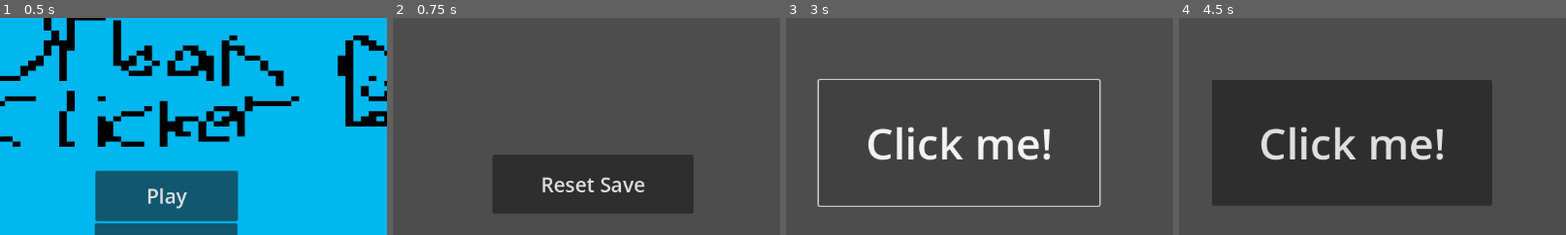
Above: before the commit, frames 1-4 (left to right).
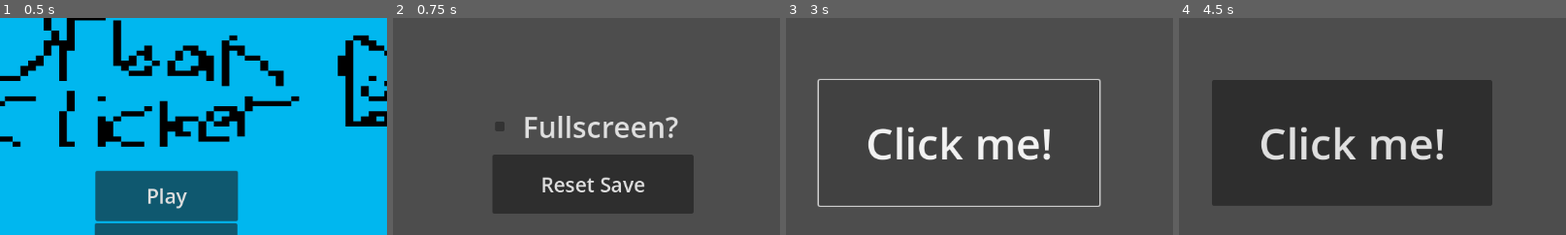
Above: after the commit, the same moments.

Repository: NotTacos2/interface-clicker
Game: Godot game, scene res://mainmenu.tscn
The game is run twice, just before and just after one commit, with the same random seed, the same clock (stepped at 60 frames per second) and the same inputs.
Inputs:
- Up to frame 1 (0.5 s): no input
- Up to frame 2 (0.75 s): click "Settings" at 0.5 s
- Up to frame 3 (3 s): click "Reset Save" at 1.25 s; click "Play" at 2 s; click "Click me!" at 2.75 s
- Up to frame 4 (4.5 s): click "Shop" at 3.5 s; click "Go Back" at 4.25 s
The pictures show only the part of the screen within x 28-77%, y 26-76%; the shares and areas given below are measured in that part.

Frame 1 is identical in both runs. In frame 2, 1.7% of the frame differs, in the area x 26-74%, y 45-56%; in frame 3, nothing differs; in frame 4, less than 0.1%.

Commit message:
last 2 days devlog

Diff:
--- /dev/null
+++ b/casino.gd
@@ -0,0 +1,25 @@
+extends Control
+
+var config = ConfigFile.new()
+var amount = 0
+
+# Called when the node enters the scene tree for the first time.
+func _ready() -> void:
+	$Button2.pressed.connect(_goback)
+	$Button.pressed.connect(_coinflip)
+	var save = config.load("user://clicker.cfg")
+	if save == OK:
+		amount = config.get_value("player", "score")
+
+func _goback():
+	get_tree().change_scene_to_file("res://cities.tscn")
+
+func _coinflip():
+	if amount < 5:
+		return
+	amount -= 5
+	var wtvcoinis = randf()
+	if wtvcoinis <= 0.5:
+		amount += 10
+	else:
+		print("ggs")
--- /dev/null
+++ b/casino.tscn
@@ -0,0 +1,41 @@
+[gd_scene load_steps=2 format=3 uid="uid://dorfethpwdith"]
+
+[ext_resource type="Script" uid="uid://ctxufjld82alv" path="res://casino.gd" id="1_34v03"]
+
+[node name="Casino" type="Control"]
+layout_mode = 3
+anchors_preset = 15
+anchor_right = 1.0
+anchor_bottom = 1.0
+grow_horizontal = 2
+grow_vertical = 2
+script = ExtResource("1_34v03")
+
+[node name="Label" type="Label" parent="."]
+layout_mode = 0
+offset_left = 392.0
+offset_top = 141.0
+offset_right = 730.0
+offset_bottom = 254.0
+theme_override_font_sizes/font_size = 64
+text = "Coin Flip?"
+horizontal_alignment = 1
+vertical_alignment = 1
+
+[node name="Button" type="Button" parent="."]
+layout_mode = 0
+offset_left = 440.0
+offset_top = 361.0
+offset_right = 703.0
+offset_bottom = 468.0
+theme_override_font_sizes/font_size = 48
+text = "Flip"
+
+[node name="Button2" type="Button" parent="."]
+layout_mode = 0
+offset_left = -1.0
+offset_top = 1.0
+offset_right = 191.0
+offset_bottom = 85.0
+theme_override_font_sizes/font_size = 36
+text = "Go Back"
--- a/cities.gd
+++ b/cities.gd
@@ -7,6 +7,7 @@
 var loss = 0
 var amount = 0
 var stock = 0
+var casino = 0
 
 # Called when the node enters the scene tree for the first time.
 func _ready() -> void:
@@ -16,6 +17,7 @@
 	$Button.visible = false
 	$Button3.visible = false
 	$Stock.visible = false
+	$Button4.visible = false
 	var save = config.load("user://clicker.cfg")
 	if save == OK:
 		city = config.get_value("player", "city")
@@ -23,8 +25,9 @@
 		gain = config.get_value("player", "profittotal")
 		loss = config.get_value("player", "profitloss")
 		stock = config.get_value("player", "stock")
+		casino = config.get_value("player", "casino")
 	$Label2.text = "Buildings profit: " + str(profit);
-	if city == 1 || stock == 1:
+	if city == 1 || stock == 1 || casino == 1:
 		$Label.visible = false
 		$city.visible = true
 		$Label2.visible = true
@@ -34,27 +37,35 @@
 	if stock == 1:
 		$Stock.visible = true
 		$Button3.visible = true
+		$Button3.pressed.connect(_gostocks)
+
+	if casino == 1:
+		$Button4.visible = true
+		$Button4.pressed.connect(_gocasino)
 
 func _goback():
 	get_tree().change_scene_to_file("res://control.tscn")
 
+func _gostocks():
+	get_tree().change_scene_to_file("res://stocks.tscn")
+
+func _gocasino():
+	get_tree().change_scene_to_file("res://casino.tscn")
+
 func _giveprofit():
 	var random_float = randf()
 	if random_float < 0.99:
-		profit += 1 + (1 * stock)
-		gain += 1 + (1 * stock)
-		if stock == 1:
-			profit += 1 + (1 * stock)
-			gain += 1 + (1 * stock)
+		profit += 1 + (1 * stock) + (1 * casino)
+		gain += 1 + (1 * stock) + (1 * casino)
 	elif random_float < 0.95:
-		profit -= 2 + (1 * stock)
-		loss += 2 + (1 * stock)
+		profit -= 2 + (1 * stock) + (1 * casino)
+		loss += 2 + (1 * stock) + (1 * casino)
 	elif random_float < 0.99:
-		profit += 20 + (1 * stock)
-		gain += 20 + (1 * stock)
+		profit += 20 + (1 * stock) + (1 * casino)
+		gain += 20 + (1 * stock) + (1 * casino)
 	else:
-		profit -= 50 + (1 * stock)
-		loss += 50 + (1 * stock)
+		profit -= 50 + (1 * stock) + (1 * casino)
+		loss += 50 + (1 * stock) + (1 * casino)
 	config.set_value("player", "profit", profit)
 	config.set_value("player", "profittotal", gain)
 	config.set_value("player", "profitloss", loss)
--- a/cities.tscn
+++ b/cities.tscn
@@ -89,3 +89,12 @@
 offset_bottom = 253.0
 theme_override_font_sizes/font_size = 23
 text = "Manage Stocks"
+
+[node name="Button4" type="Button" parent="."]
+layout_mode = 0
+offset_left = 898.0
+offset_top = 296.0
+offset_right = 1079.0
+offset_bottom = 345.0
+theme_override_font_sizes/font_size = 26
+text = "Casino"
--- a/citymanage.gd
+++ b/citymanage.gd
@@ -6,6 +6,7 @@
 var spent = 0
 var stock = 0
 var sold = 0
+var casino = 0
 
 # Called when the node enters the scene tree for the first time.
 func _ready() -> void:
@@ -16,6 +17,7 @@
 		spent = config.get_value("player", "totalspent")
 		stock = config.get_value("player", "stock")
 		sold = config.get_value("player", "sold")
+		casino = config.get_value("player", "casino")
 
 	$Label2.text = "Clicked: " + str(amount)
 	$Button.pressed.connect(_goback)
@@ -25,10 +27,20 @@
 		$Button3.visible = true
 		$Button3.pressed.connect(_buystock)
 
+	if city == 1 || stock == 1:
+		if casino == 0:
+			$Button4.visible = true
+			$Button4.pressed.connect(_buycasino)
+
 	if stock == 1:
 		$Button3.visible = true
 		$Button3.text = "Sell Stock Building #2"
 		$Button3.pressed.connect(_sellstock)
+
+	if casino == 1:
+		$Button4.visible = true
+		$Button4.text = "Sell Casino Building #3"
+		$Button4.pressed.connect(_sellcasino)
 
 func _goback():
 	get_tree().change_scene_to_file("res://shop.tscn")
@@ -64,3 +76,22 @@
 	config.set_value("player", "sold", sold)
 	config.save("user://clicker.cfg")
 	$Label2.text = "Clicked: " + str(amount)
+
+func _buycasino():
+	if amount < 200:
+		return
+	amount -= 200
+	casino += 1
+	config.set_value("player", "score", amount)
+	config.set_value("player", "casino", casino)
+	config.save("user://clicker.cfg")
+	$Label2.text = "Clicked: " + str(amount)
+
+func _sellcasino():
+	amount += 200
+	sold += 1
+	config.set_value("player", "score", amount)
+	config.set_value("player", "casino", 0)
+	config.set_value("player", "sold", sold)
+	config.save("user://clicker.cfg")
+	$Label2.text = "Clicked" + str(amount)
--- a/citymanage.tscn
+++ b/citymanage.tscn
@@ -22,10 +22,10 @@
 
 [node name="Button2" type="Button" parent="."]
 layout_mode = 0
-offset_left = 403.0
-offset_top = 217.0
-offset_right = 765.0
-offset_bottom = 339.0
+offset_left = 411.0
+offset_top = 135.0
+offset_right = 773.0
+offset_bottom = 257.0
 theme_override_font_sizes/font_size = 48
 text = "Sell Building #1"
 
@@ -40,10 +40,20 @@
 
 [node name="Button3" type="Button" parent="."]
 layout_mode = 0
-offset_left = 313.0
-offset_top = 373.0
-offset_right = 860.0
-offset_bottom = 482.0
+offset_left = 319.0
+offset_top = 282.0
+offset_right = 866.0
+offset_bottom = 424.0
 theme_override_font_sizes/font_size = 48
 text = "Buy a Stock Building #2
 $100"
+
+[node name="Button4" type="Button" parent="."]
+layout_mode = 0
+offset_left = 318.0
+offset_top = 456.0
+offset_right = 894.0
+offset_bottom = 598.0
+theme_override_font_sizes/font_size = 48
+text = "Buy a Casino Building #3
+$200"
--- a/control.gd
+++ b/control.gd
@@ -7,6 +7,7 @@
 var clicked = 0
 var rebirth = 0
 var city = 0
+var complete = 0
 var stock = 0
 var onetime = false
 
@@ -31,17 +32,18 @@
 		rebirth = config.get_value("player", "rebirth")
 		city = config.get_value("player", "city")
 		stock = config.get_value("player", "stock")
+		complete = config.get_value("player", "complete")
 
 	if robot >= 1:
 		$Timer.timeout.connect(_addpointforrobot)
 
-	if item >= 2 && rebirth == 0:
+	if item >= 2 && rebirth < 10:
 		$Button6.visible = true
 		$Button6.pressed.connect(_rebirth)
 
-	if item >= 2 && rebirth == 1:
-		$Button6.visible = true
-		$Button6.pressed.connect(_rebirth)
+	if complete == 100:
+		$Label3.visible = true
+		$Label3.text = "You have completed the game, great job!"
 
 	if amount >= 100: # theme_override_colors/font_color # theme_override_colors/font_hover_color
 		$Button.add_theme_color_override("font_color", Color(0.91, 0.90, 0.41, 1))
@@ -61,6 +63,18 @@
 		$Button.add_theme_color_override("font_focus_color", Color(0.394, 0.19, 0.798, 1.0))
 		$Button.add_theme_color_override("font_hover_pressed_color", Color(0.394, 0.19, 0.798, 1.0))
 		$Button.add_theme_color_override("font_pressed_color", Color(0.394, 0.19, 0.798, 1.0))
+	if amount >= 500:
+		$Button.add_theme_color_override("font_color", Color(23.237, 0.0, 0.0, 1.0))
+		$Button.add_theme_color_override("font_hover_color", Color(23.237, 0.0, 0.0, 1.0))
+		$Button.add_theme_color_override("font_focus_color", Color(23.237, 0.0, 0.0, 1.0))
+		$Button.add_theme_color_override("font_hover_pressed_color", Color(23.237, 0.0, 0.0, 1.0))
+		$Button.add_theme_color_override("font_pressed_color", Color(23.237, 0.0, 0.0, 1.0))
+	if amount >= 1000:
+		$Button.add_theme_color_override("font_color", Color(206, 206, 0, 1.0))
+		$Button.add_theme_color_override("font_hover_color", Color(206, 206, 0, 1.0))
+		$Button.add_theme_color_override("font_focus_color", Color(206, 206, 0, 1.0))
+		$Button.add_theme_color_override("font_hover_pressed_color", Color(206, 206, 0, 1.0))
+		$Button.add_theme_color_override("font_pressed_color", Color(206, 206, 0, 1.0))
 	$Label2.text = "Clicked: " + str(amount);
 
 
@@ -102,6 +116,18 @@
 		$Button.add_theme_color_override("font_focus_color", Color(0.394, 0.19, 0.798, 1.0))
 		$Button.add_theme_color_override("font_hover_pressed_color", Color(0.394, 0.19, 0.798, 1.0))
 		$Button.add_theme_color_override("font_pressed_color", Color(0.394, 0.19, 0.798, 1.0))
+	if amount >= 500:
+		$Button.add_theme_color_override("font_color", Color(23.237, 0.0, 0.0, 1.0))
+		$Button.add_theme_color_override("font_hover_color", Color(23.237, 0.0, 0.0, 1.0))
+		$Button.add_theme_color_override("font_focus_color", Color(23.237, 0.0, 0.0, 1.0))
+		$Button.add_theme_color_override("font_hover_pressed_color", Color(23.237, 0.0, 0.0, 1.0))
+		$Button.add_theme_color_override("font_pressed_color", Color(23.237, 0.0, 0.0, 1.0))
+	if amount >= 1000:
+		$Button.add_theme_color_override("font_color", Color(206, 206, 0, 1.0))
+		$Button.add_theme_color_override("font_hover_color", Color(206, 206, 0, 1.0))
+		$Button.add_theme_color_override("font_focus_color", Color(206, 206, 0, 1.0))
+		$Button.add_theme_color_override("font_hover_pressed_color", Color(206, 206, 0, 1.0))
+		$Button.add_theme_color_override("font_pressed_color", Color(206, 206, 0, 1.0))
 
 func _button2pressed():
 	get_tree().change_scene_to_file("res://shop.tscn")
@@ -137,7 +163,9 @@
 	var save = config.load("user://clicker.cfg")
 	if save == OK:
 		rebirth = config.get_value("player", "rebirth")
+		complete = config.get_value("player", "complete")
 	rebirth += 1
+	complete += 10
 	amount = 0
 	item = 0
 	robot = 0
@@ -148,7 +176,10 @@
 	config.set_value("player", "profit", 0)
 	config.set_value("player", "stock", 0)
 	config.set_value("player", "rebirth", rebirth)
+	config.set_value("player", "complete", complete)
 	config.save("user://clicker.cfg")
 	$Label.visible = true
 	$Label3.visible = true
 	$Button6.visible = false
+	if complete == 100:
+		$Label3.text = "You have now completed the game, great job!"
--- a/control.tscn
+++ b/control.tscn
@@ -26,6 +26,7 @@
 offset_top = 260.0
 offset_right = 783.0
 offset_bottom = 447.0
+theme_override_colors/font_color = Color(0.8745098, 0.8745098, 0.8745098, 1)
 theme_override_font_sizes/font_size = 64
 text = "Click me!"
 
--- a/mainmenu.gd
+++ b/mainmenu.gd
@@ -2,6 +2,7 @@
 
 var newplayer = true
 var config = ConfigFile.new()
+var fullscreen = false
 
 # Called when the node enters the scene tree for the first time.
 func _ready() -> void:
@@ -11,9 +12,11 @@
 
 	var save = config.load("user://clicker.cfg")
 	if save == OK:
-		if !config.has_section("player") || !config.has_section_key("player", "newplayer"):
+		if !config.has_section("player") || !config.has_section_key("player", "newplayer") || !config.has_section_key("player", "fullscreen"):
 			config.set_value("player", "newplayer", true)
+			config.set_value("player", "fullscreen", false)
 		newplayer = config.get_value("player", "newplayer")
+		fullscreen = config.get_value("player", "fullscreen")
 
 	if newplayer == true: #just in case if these saves are null
 		config.set_value("player", "score", 0)
@@ -25,14 +28,26 @@
 		config.set_value("player", "totalscore", 0)
 		config.set_value("player", "totalspent", 0)
 		config.set_value("player", "rebirth", 0)
+		config.set_value("player", "complete", 0)
+		config.set_value("player", "casino", 0)
 		config.set_value("player", "sold", 0)
 		config.set_value("player", "stock", 0)
+		config.set_value("player", "stockamount", 0)
 		config.set_value("player", "clicked", 0)
 		config.set_value("player", "profittotal", 0)
 		config.set_value("player", "profitloss", 0)
+		config.set_value("player", "stockearned", 0)
+		config.set_value("player", "stocklost", 0)
+		config.set_value("player", "casinoearned", 0)
+		config.set_value("player", "casinolost", 0)
 		config.set_value("player", "1000achievement", false)
 		config.set_value("player", "onetime", false)
 		config.save("user://clicker.cfg")
+
+	if fullscreen == true:
+		DisplayServer.window_set_mode(DisplayServer.WINDOW_MODE_FULLSCREEN)
+	else:
+		DisplayServer.window_set_mode(DisplayServer.WINDOW_MODE_WINDOWED)
 
 func _exitgame():
 	get_tree().quit()
--- a/settings.gd
+++ b/settings.gd
@@ -1,6 +1,7 @@
 extends Control
 
 var config = ConfigFile.new()
+var fullscreen = false
 
 # Called when the node enters the scene tree for the first time.
 func _ready() -> void:
@@ -19,12 +20,30 @@
 	config.set_value("player", "totalscore", 0)
 	config.set_value("player", "totalspent", 0)
 	config.set_value("player", "rebirth", 0)
+	config.set_value("player", "complete", 0)
+	config.set_value("player", "fullscreen", false)
 	config.set_value("player", "sold", 0)
 	config.set_value("player", "stock", 0)
+	config.set_value("player", "stockamount", 0)
 	config.set_value("player", "clicked", 0)
 	config.set_value("player", "profittotal", 0)
 	config.set_value("player", "profitloss", 0)
+	config.set_value("player", "casino", 0)
+	config.set_value("player", "stockearned", 0)
+	config.set_value("player", "stocklost", 0)
+	config.set_value("player", "casinoearned", 0)
+	config.set_value("player", "casinolost", 0)
 	config.set_value("player", "1000achievement", false)
 	config.set_value("player", "onetime", false)
 	config.save("user://clicker.cfg")
 	get_tree().change_scene_to_file("res://mainmenu.tscn")
+
+
+func _on_check_box_toggled(toggled_on: bool) -> void:
+	if (toggled_on):
+		DisplayServer.window_set_mode(DisplayServer.WINDOW_MODE_FULLSCREEN)
+		config.set_value("player", "fullscreen", true)
+	else:
+		DisplayServer.window_set_mode(DisplayServer.WINDOW_MODE_WINDOWED)
+		config.set_value("player", "fullscreen", false)
+	config.save("user://clicker.cfg")
--- a/settings.tscn
+++ b/settings.tscn
@@ -27,3 +27,14 @@
 offset_bottom = 86.0
 theme_override_font_sizes/font_size = 36
 text = "Go Back"
+
+[node name="CheckBox" type="CheckBox" parent="."]
+layout_mode = 0
+offset_left = 464.0
+offset_top = 291.0
+offset_right = 765.0
+offset_bottom = 368.0
+theme_override_font_sizes/font_size = 43
+text = "  Fullscreen?"
+
+[connection signal="toggled" from="CheckBox" to="." method="_on_check_box_toggled"]
--- a/stats.gd
+++ b/stats.gd
@@ -10,6 +10,12 @@
 var sold = 0
 var stock = 0
 var rebirth = 0
+var complete = 0
+var casino = 0
+var stockearned = 0
+var stocklost = 0
+var casinoearned = 0
+var casinolost = 0
 
 # Called when the node enters the scene tree for the first time.
 func _ready() -> void:
@@ -26,21 +32,43 @@
 		sold = config.get_value("player", "sold")
 		stock = config.get_value("player", "stock")
 		rebirth = config.get_value("player", "rebirth")
+		complete = config.get_value("player", "complete")
+		casino = config.get_value("player", "casino")
+		stockearned = config.get_value("player", "stockearned")
+		stocklost = config.get_value("player", "stocklost")
+		casinoearned = config.get_value("player", "casinoearned")
+		casinolost = config.get_value("player", "casinolost")
 
 	$Label.text = "Total Clicked: " + str(total)
 	$Label2.text = "You Clicked: " + str(clicked)
 	$Label5.text = "Total Money Spent: " + str(spent)
 	$Label7.text = "Rebirths: " + str(rebirth)
+	$Label8.text = "Completion: " + str(complete) + "%"
 	$Label3.visible = false
 	$Label4.visible = false
 	$Label6.visible = false
-	if city == 1 || stock == 1:
+	$Label9.visible = false
+	$Label10.visible = false
+	$Label11.visible = false
+	$Label12.visible = false
+	if city == 1 || stock == 1 || casino == 1:
 		$Label3.visible = true
 		$Label4.visible = true
 		$Label6.visible = true
 		$Label3.text = "Buildings Profit Earned: " + str(gain)
 		$Label4.text = "Buildings Profit Lost: " + str(loss)
 		$Label6.text = "Buildings sold: " + str(sold)
+	if stock == 1:
+		$Label9.visible = true
+		$Label10.visible = true
+		$Label9.text = "Stock Profit Earned: " + str(stockearned)
+		$Label10.text = "Stock Profit Lost: " + str(stocklost)
+	if casino == 1:
+		$Label11.visible = true
+		$Label12.visible = true
+		$Label11.text = "Casino Profit Earned: " + str(casinoearned)
+		$Label12.text = "Casino Profit Lost: " + str(casinolost)
+
 
 func _goachievements():
 	get_tree().change_scene_to_file("res://achievements.tscn")
--- a/stats.tscn
+++ b/stats.tscn
@@ -91,3 +91,48 @@
 offset_bottom = 400.0
 theme_override_font_sizes/font_size = 45
 text = "Rebirths: "
+
+[node name="Label8" type="Label" parent="."]
+layout_mode = 0
+offset_left = 187.0
+offset_top = 87.0
+offset_right = 612.0
+offset_bottom = 170.0
+theme_override_font_sizes/font_size = 42
+text = "Completion: "
+
+[node name="Label9" type="Label" parent="."]
+layout_mode = 0
+offset_left = 693.0
+offset_top = 100.0
+offset_right = 1149.0
+offset_bottom = 152.0
+theme_override_font_sizes/font_size = 32
+text = "Stock Profit Earned:"
+
+[node name="Label10" type="Label" parent="."]
+layout_mode = 0
+offset_left = 696.0
+offset_top = 149.0
+offset_right = 1155.0
+offset_bottom = 201.0
+theme_override_font_sizes/font_size = 32
+text = "Stock Profit Lost:"
+
+[node name="Label11" type="Label" parent="."]
+layout_mode = 0
+offset_left = 694.0
+offset_top = 211.0
+offset_right = 1153.0
+offset_bottom = 277.0
+theme_override_font_sizes/font_size = 32
+text = "Casino Profit Earned: "
+
+[node name="Label12" type="Label" parent="."]
+layout_mode = 0
+offset_left = 692.0
+offset_top = 260.0
+offset_right = 1151.0
+offset_bottom = 326.0
+theme_override_font_sizes/font_size = 32
+text = "Casino Profit Lost: "
--- /dev/null
+++ b/stocks.gd
@@ -0,0 +1,85 @@
+extends Control
+
+var config = ConfigFile.new()
+var stockamount = 0
+var amount = 0
+var stockearned = 0
+var stocklost = 0
+
+# Called when the node enters the scene tree for the first time.
+func _ready() -> void:
+	var save = config.load("user://clicker.cfg")
+	if save == OK:
+		stockamount = config.get_value("player", "stockamount")
+		amount = config.get_value("player", "score")
+		stockearned = config.get_value("player", "stockearned")
+		stocklost = config.get_value("player", "stocklost")
+	$Button2.pressed.connect(_goback)
+	$Button.pressed.connect(_buystock)
+	$Button3.pressed.connect(_buytenstock)
+	$Button4.pressed.connect(_buyhundredstock)
+	$Button5.visible = false
+	$Label2.text = "Clicked: " + str(amount)
+	$Label.text = "Stocks: " + str(stockamount)
+
+	if stockamount >= 1:
+		$Timer.timeout.connect(_stockmarket)
+		$Button5.visible = true
+		$Button5.pressed.connect(_sellall)
+
+func _goback():
+	get_tree().change_scene_to_file("res://cities.tscn")
+
+func _buystock():
+	if amount < 5:
+		return
+	amount -= 5
+	stockamount += 1
+	config.set_value("player", "stockamount", stockamount)
+	config.set_value("player", "score", amount)
+	config.save("user://clicker.cfg")
+	$Label.text = "Stocks: " + str(stockamount)
+
+
+func _buytenstock():
+	if amount < 45:
+		return
+	amount -= 45
+	stockamount += 10
+	config.set_value("player", "stockamount", stockamount)
+	config.set_value("player", "score", amount)
+	config.save("user://clicker.cfg")
+
+func _buyhundredstock():
+	if amount < 475:
+		return
+	amount -= 475
+	stockamount += 100
+	config.set_value("player", "stockamount", stockamount)
+	config.set_value("player", "score", amount)
+	config.save("user://clicker.cfg")
+
+func _stockmarket():
+	var random_float = randf()
+	if random_float <= 0.5:
+		if stockamount > 1:
+			stockamount -= (stockamount * 1)
+			stocklost += (stockamount * 1)
+		else:
+			stockamount = 1
+	else:
+		stockamount += (stockamount + 1)
+		stockearned += (stockamount + 1)
+	config.set_value("player", "stockamount", stockamount)
+	config.set_value("player", "stockearned", stockearned)
+	config.set_value("player", "stocklost", stocklost)
+	config.save("user://clicker.cfg")
+	$Label.text = "Stocks: " + str(stockamount)
+
+func _sellall():
+	stockamount = 0
+	amount += stockamount
+	config.set_value("player", "score", amount)
+	config.set_value("player", "stockamount", stockamount)
+	config.save("user://clicker.cfg")
+	$Label.text = "Stocks: 0"
--- /dev/null
+++ b/stocks.tscn
@@ -0,0 +1,79 @@
+[gd_scene load_steps=2 format=3 uid="uid://blpcnbt12u561"]
+
+[ext_resource type="Script" uid="uid://crj18k5nnfe5v" path="res://stocks.gd" id="1_at11h"]
+
+[node name="Stocks" type="Control"]
+layout_mode = 3
+anchors_preset = 15
+anchor_right = 1.0
+anchor_bottom = 1.0
+grow_horizontal = 2
+grow_vertical = 2
+script = ExtResource("1_at11h")
+
+[node name="Button2" type="Button" parent="."]
+layout_mode = 0
+offset_left = 3.0
+offset_top = 3.0
+offset_right = 195.0
+offset_bottom = 87.0
+theme_override_font_sizes/font_size = 36
+text = "Go Back"
+
+[node name="Button3" type="Button" parent="."]
+layout_mode = 0
+offset_left = 405.0
+offset_top = 343.0
+offset_right = 608.0
+offset_bottom = 460.0
+theme_override_font_sizes/font_size = 48
+text = "Buy x10 $45"
+
+[node name="Button" type="Button" parent="."]
+layout_mode = 0
+offset_left = 146.0
+offset_top = 341.0
+offset_right = 375.0
+offset_bottom = 458.0
+theme_override_font_sizes/font_size = 48
+text = "Buy x1 $5"
+
+[node name="Button4" type="Button" parent="."]
+layout_mode = 0
+offset_left = 720.0
+offset_top = 346.0
+offset_right = 1059.0
+offset_bottom = 463.0
+theme_override_font_sizes/font_size = 48
+text = "Buy x100 $475"
+
+[node name="Label" type="Label" parent="."]
+layout_mode = 0
+offset_left = 318.0
+offset_top = 171.0
+offset_right = 797.0
+offset_bottom = 293.0
+theme_override_font_sizes/font_size = 56
+text = "Stocks:"
+vertical_alignment = 1
+
+[node name="Button5" type="Button" parent="."]
+layout_mode = 0
+offset_left = 816.0
+offset_top = 207.0
+offset_right = 968.0
+offset_bottom = 284.0
+theme_override_font_sizes/font_size = 42
+text = "Sell All"
+
+[node name="Timer" type="Timer" parent="."]
+autostart = true
+
+[node name="Label2" type="Label" parent="."]
+layout_mode = 0
+offset_left = 684.0
+offset_right = 1153.0
+offset_bottom = 104.0
+theme_override_font_sizes/font_size = 48
+text = "Clicks:"
+vertical_alignment = 1
Not shown, added: casino.gd.uid
Not shown, added: stocks.gd.uid
